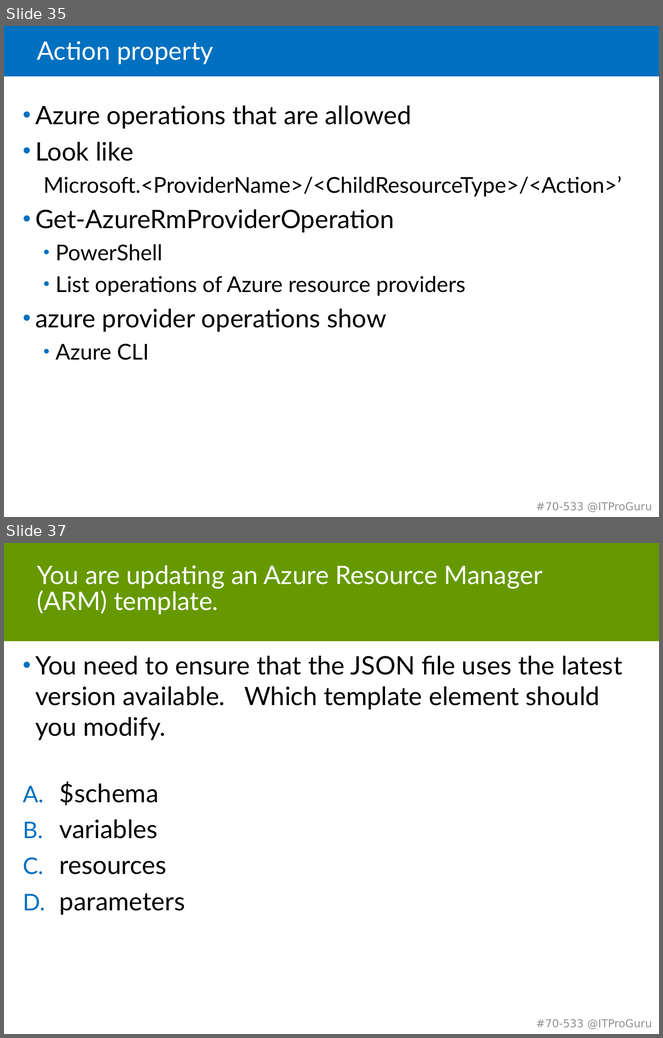
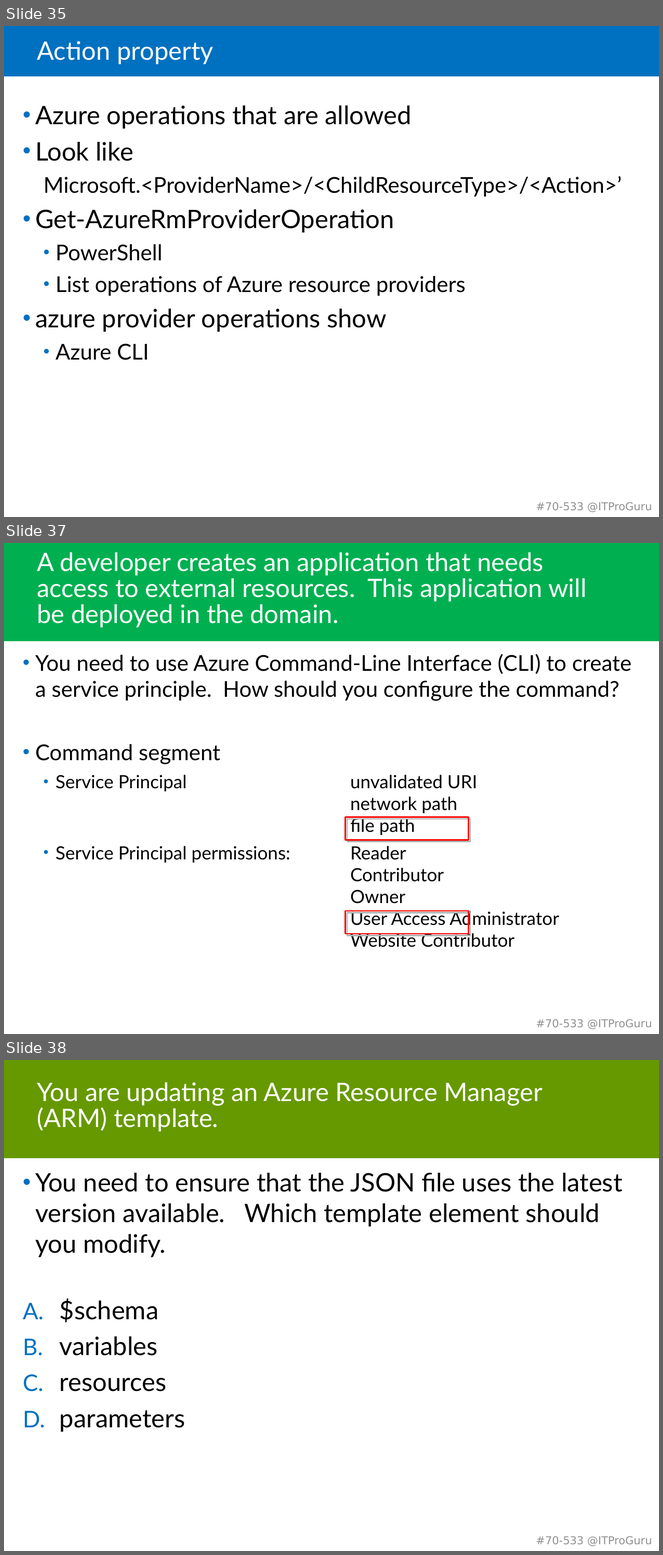
Before and after one commit to guruskill/70-533, a slide deck: 70-533-05-ARMTemplates.pptx. Shown one above the other, each under a label of ours: slides 35 and 37 before the commit, slides 35, 37 and 38 after it; the slides between them are not shown. The pictures are 663x1038 and 663x1555 pixels, drawn with LibreOffice and Linux fonts; fonts in the diff are those of the drawing. Boxes give left, top, right and bottom in pixels: in the first picture for what was removed or moved away, otherwise in the second. Text is boxed around its words. In the diff, an @@ line names an element or a change of style, - is before the commit and + after.

```diff
--- a/70-533-05-ARMTemplates.pptx
+++ b/70-533-05-ARMTemplates.pptx
@@ slide 37 added at (4,543,659,1034), background #FFFFFF; not listed: 2 template elements that a slide beside it also shows @@
@@ rectangle added at (4,543,659,641), fill #00B050 @@
@@ title added at (37,552,586,628), 28 pt, text #FFFFFF @@
+A developer creates an application that needs access to external resources. This application will be deployed in the domain.
@@ text added at (35,654,632,948), 20 pt, text #000000 @@
+• You need to use Azure Command-Line Interface (CLI) to create a service principle. How should you configure the command?
+• Command segment
+  • Service Principal unvalidated URI
+    network path
+    file path
+  • Service Principal permissions: Reader
+    Contributor
+    Owner
+    User Access Administrator
+    Website Contributor
@@ rectangle added at (345,818,468,840), outline #FF0000 1.5 pt @@
@@ rectangle added at (345,911,468,934), outline #FF0000 1.5 pt @@
@@ what was slide 37 is now slide 38 @@
```
Also in this commit, not shown: 10 slides changed, 4 other slides added, 2 slides removed.
